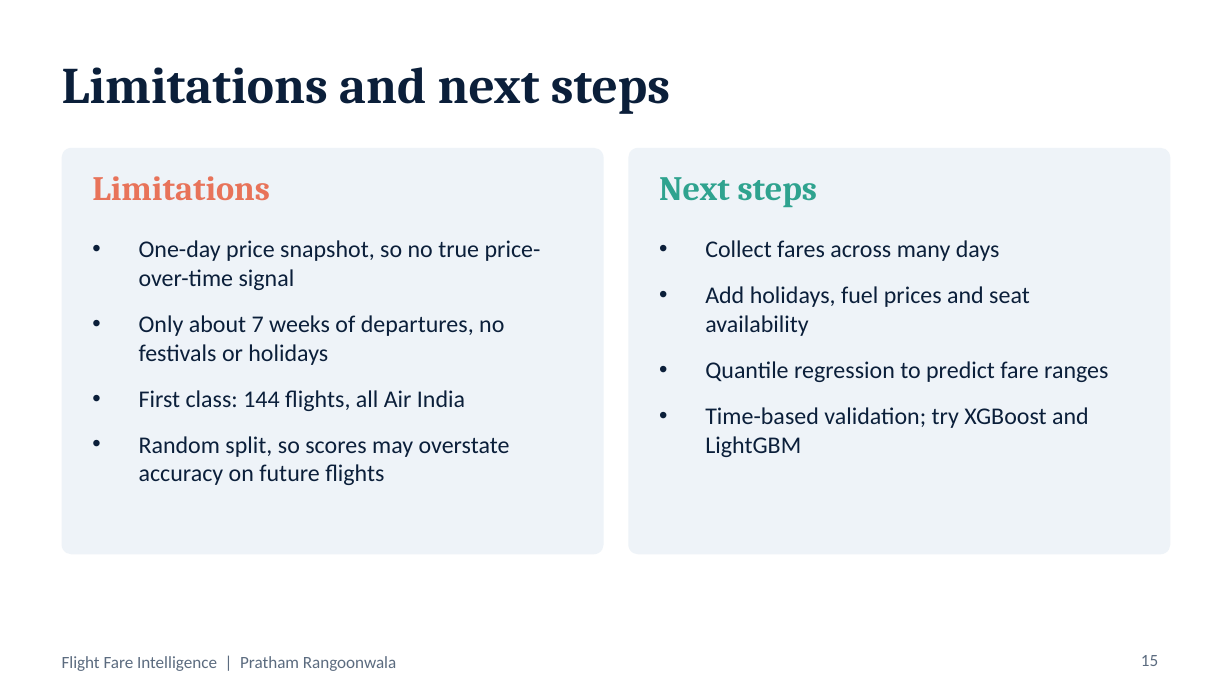
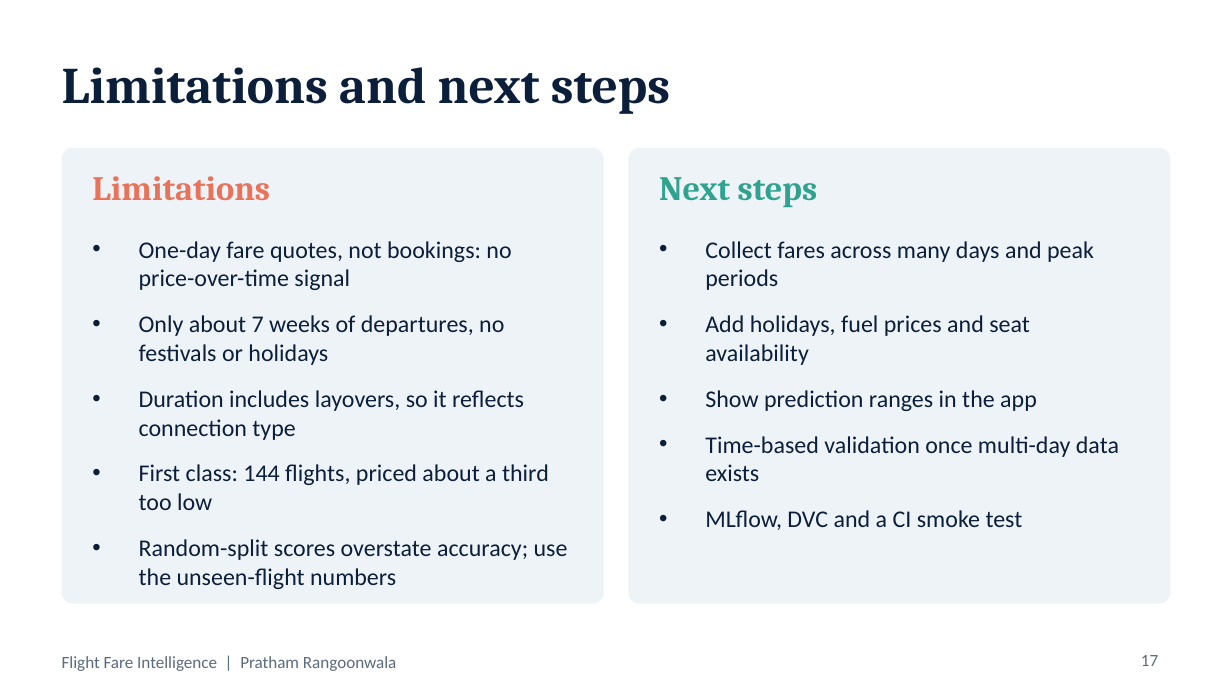
Before and after one commit to Pratham719/flight-fare-intelligence, a slide deck: slide 17 of Documentation/presentation.pptx (slide 15 before the commit). Drawn at 1232x693 pixels with LibreOffice and Linux fonts; fonts in the diff are those of the drawing. Boxes give left, top, right and bottom in pixels: in the first picture for what was removed or moved away, otherwise in the second. Text is boxed around its words. In the diff, an @@ line names an element or a change of style, - is before the commit and + after.

Commit message:
Unseen-flight evaluation

```diff
--- a/Documentation/presentation.pptx
+++ b/Documentation/presentation.pptx
@@ rounded rectangle: place and size @@
-rounded rectangle at (62, 148, 604, 554)
+rounded rectangle at (62, 148, 604, 604)
@@ rounded rectangle: place and size @@
-rounded rectangle at (628, 148, 1170, 554)
+rounded rectangle at (628, 148, 1170, 604)
@@ text at (139, 241, 511, 290): text changed @@
-• One-day price snapshot, so no true price-over-time signal
+• One-day fare quotes, not bookings: no price-over-time signal
@@ text at (705, 241, 1094, 290): text changed @@
-• Collect fares across many days
+• Collect fares across many days and peak periods
@@ text at (139, 390, 568, 589): text changed @@
-• First class: 144 flights, all Air India
-• Random split, so scores may overstate accuracy on future flights
+• Duration includes layovers, so it reflects connection type
+• First class: 144 flights, priced about a third too low
+• Random-split scores overstate accuracy; use the unseen-flight numbers
@@ text at (705, 390, 1119, 530): text changed @@
-• Quantile regression to predict fare ranges
-• Time-based validation; try XGBoost and LightGBM
+• Show prediction ranges in the app
+• Time-based validation once multi-day data exists
+• MLflow, DVC and a CI smoke test
@@ page number at (1141, 655, 1158, 666): text changed @@
-15
+17
```
Also in this commit, not shown: 13 other slides changed, 2 slides added, 9 other files.
